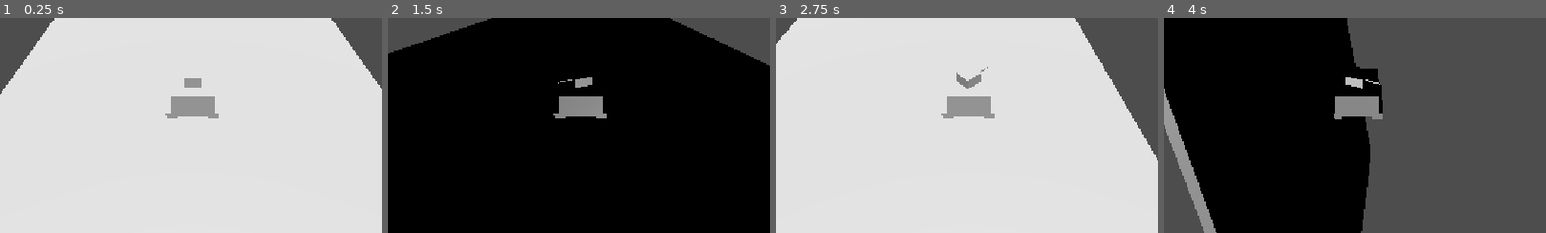
Above: before the commit, frames 1-4 (left to right).
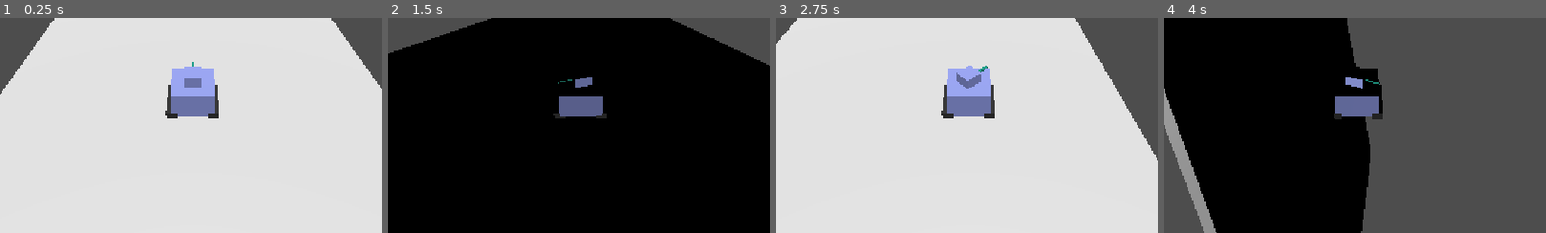
Above: after the commit, the same moments.

Repository: Grihgrix/Tank_Shift
Game: Godot game, scene res://Game scenes/Main_game_scene.tscn
Same seed, same stepped clock (60 frames per second), same inputs: the game is played once before the commit and once after it.
Inputs (mouse positions are % of the whole screen's width and height, from its top left):
- Up to frame 1 (0.25 s): no input
- Up to frame 2 (1.5 s): tap Enter (ui_accept) at 0.5, 0.77 s; move the mouse to (72, 45) at 0.52 s; hold Right (ui_right) 0.53-1.28 s; click (72, 45) at 0.6 s; move the mouse to (30, 55) at 1.27 s; hold Down (ui_down) from 1.28 s (still down); click (30, 55) at 1.35 s
- Up to frame 3 (2.75 s): tap Enter (ui_accept) at 1.52 s; move the mouse to (60, 28) at 2.02 s; release Down (ui_down) at 2.03 s; hold Right (ui_right) from 2.03 s (still down); click (60, 28) at 2.1 s
- Up to frame 4 (4 s): move the mouse to (45, 70) at 2.77 s; release Right (ui_right) at 2.78 s; hold Up (ui_up) 2.78-3.53 s; click (45, 70) at 2.85 s; tap Enter (ui_accept) at 3.02, 3.77 s; move the mouse to (80, 65) at 3.52 s; hold Left (ui_left) from 3.53 s (still down); click (80, 65) at 3.6 s
The pictures show only the part of the screen within x 25-75%, y 30-80%; the shares and areas given below are measured in that part.

The runs differ from the first frame. In frame 1, 2.9% of the frame differs, in the area x 43-58%, y 20-47%; in frame 2, 1.4%; in frame 3, 2.9%; in frame 4, 1.4%.

Commit message:
Change proto tank colors

Diff:
--- a/Game scenes/Character scenes/character.tscn
+++ b/Game scenes/Character scenes/character.tscn
@@ -42,6 +42,9 @@
 blend_shape_mode = 0
 shadow_mesh = SubResource("ArrayMesh_rsef0")
 
+[sub_resource type="StandardMaterial3D" id="StandardMaterial3D_kdnpl"]
+albedo_color = Color(0.61018026, 0.65743923, 0.96415955, 1)
+
 [sub_resource type="StandardMaterial3D" id="StandardMaterial3D_vol8w"]
 resource_name = "Material.001"
 cull_mode = 2
@@ -80,6 +83,9 @@
 blend_shape_mode = 0
 shadow_mesh = SubResource("ArrayMesh_yqgbg")
 
+[sub_resource type="StandardMaterial3D" id="StandardMaterial3D_eu7ni"]
+albedo_color = Color(0.19434929, 0.19434926, 0.19434926, 1)
+
 [sub_resource type="StandardMaterial3D" id="StandardMaterial3D_bfuk1"]
 resource_name = "Material.002"
 cull_mode = 2
@@ -330,6 +336,9 @@
 blend_shape_mode = 0
 shadow_mesh = SubResource("ArrayMesh_qgiy7")
 
+[sub_resource type="StandardMaterial3D" id="StandardMaterial3D_sto70"]
+albedo_color = Color(0.06695952, 0.6280224, 0.54221165, 1)
+
 [sub_resource type="BoxShape3D" id="BoxShape3D_f7ppj"]
 size = Vector3(2.505188, 2.0440674, 1.9829102)
 
@@ -343,14 +352,17 @@
 [node name="Cube" type="MeshInstance3D" parent="Proto_tank" unique_id=1411612659]
 transform = Transform3D(1, 0, 0, 0, 0.6620976, 0, 0, 0, 1, 0, -0.25772306, 0)
 mesh = SubResource("ArrayMesh_lafbk")
+surface_material_override/0 = SubResource("StandardMaterial3D_kdnpl")
 
 [node name="Track_R" type="MeshInstance3D" parent="Proto_tank" unique_id=2113444324]
 transform = Transform3D(0.26459408, 0, 0, 0, 0.21174227, 0, 0, 0, 1, 0.9864123, -0.9277455, 0)
 mesh = SubResource("ArrayMesh_djowm")
+surface_material_override/0 = SubResource("StandardMaterial3D_eu7ni")
 
 [node name="Track_L" type="MeshInstance3D" parent="Proto_tank" unique_id=1079385480]
 transform = Transform3D(0.26459408, 0, 0, 0, 0.21174227, 0, 0, 0, 1, -0.9981147, -0.9277455, 0)
 mesh = SubResource("ArrayMesh_enuvy")
+surface_material_override/0 = SubResource("StandardMaterial3D_eu7ni")
 
 [node name="Wheel_LF" type="MeshInstance3D" parent="Proto_tank" unique_id=918943261]
 transform = Transform3D(0, 0.02, 0, -0.2, 0, 0, 0, 0, 0.2, 1.0865036, -0.930658, -0.74349225)
@@ -374,10 +386,12 @@
 [node name="Tourelle" type="MeshInstance3D" parent="Proto_tank/Tourelle" unique_id=473600207]
 transform = Transform3D(0.38367498, 0, 0, 0, 0.25301138, 0, 0, 0, 0.40736604, 0, 0.64963233, 0)
 mesh = SubResource("ArrayMesh_ripky")
+surface_material_override/0 = SubResource("StandardMaterial3D_kdnpl")
 
 [node name="Canon" type="MeshInstance3D" parent="Proto_tank/Tourelle" unique_id=1555668659]
 transform = Transform3D(0.053920813, 0, 0, 0, 0.03408003, 0, 0, 0, 0.407366, 0, 0.64963233, -0.72985774)
 mesh = SubResource("ArrayMesh_c8syd")
+surface_material_override/0 = SubResource("StandardMaterial3D_sto70")
 
 [node name="Shooter" type="Node3D" parent="Proto_tank/Tourelle/Canon" unique_id=967923646]
 script = ExtResource("3_y3tpf")
